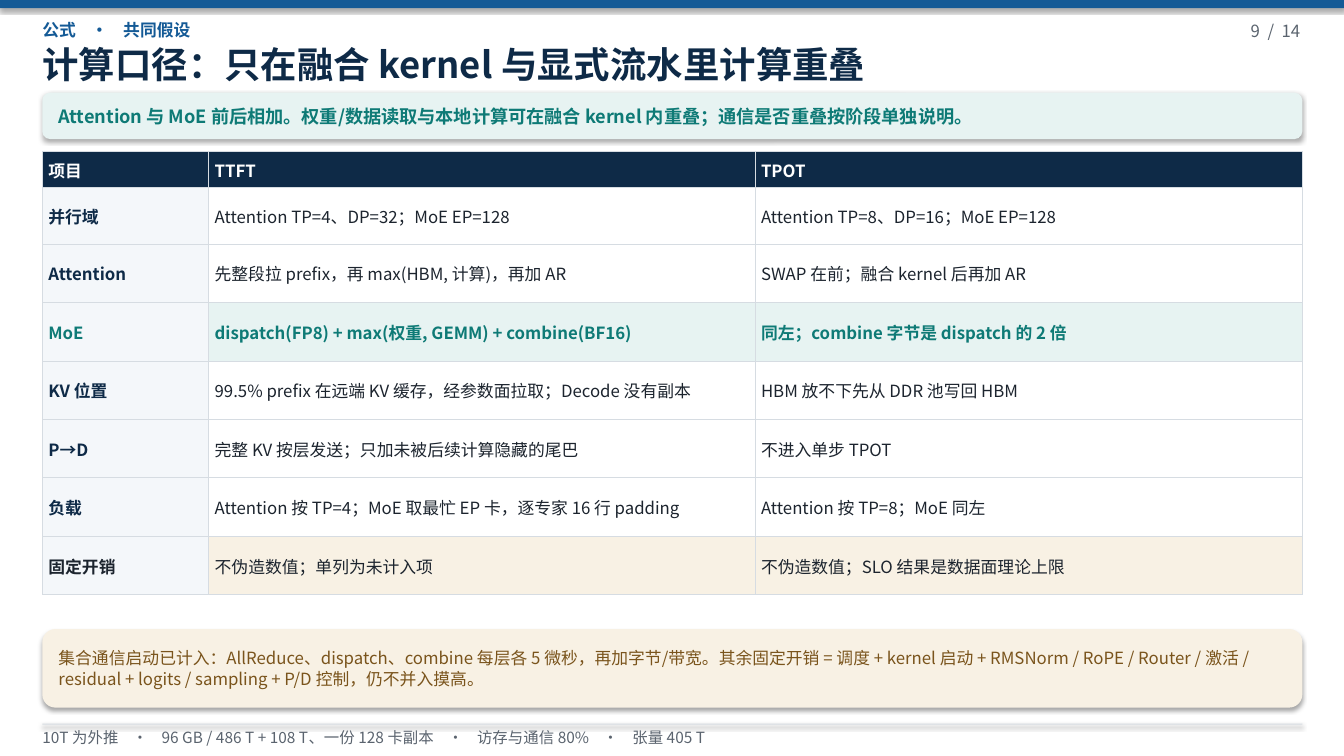
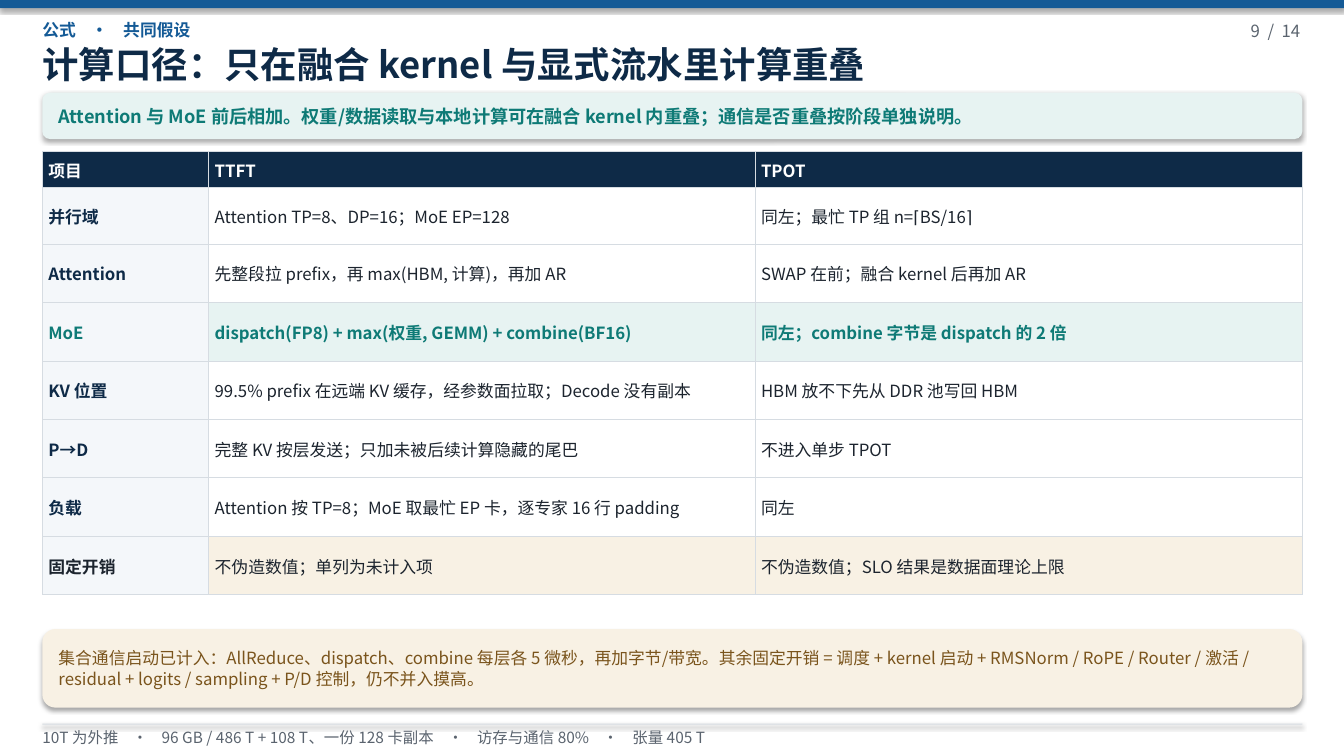
Before and after one commit to 69515164-rgb/UCL-MPComm, a slide deck: slide 9 of docs/deepseek-96g-slo.pptx. Drawn at 1344x756 pixels with LibreOffice and Linux fonts; fonts in the diff are those of the drawing. Boxes give left, top, right and bottom in pixels: in the first picture for what was removed or moved away, otherwise in the second. Text is boxed around its words. In the diff, an @@ line names an element or a change of style, - is before the commit and + after.

```diff
--- a/docs/deepseek-96g-slo.pptx
+++ b/docs/deepseek-96g-slo.pptx
@@ table at box(42, 151, 1303, 595) @@
-row 2, column 2: Attention TP=4、DP=32；MoE EP=128
+row 2, column 2: Attention TP=8、DP=16；MoE EP=128
-row 2, column 3: Attention TP=8、DP=16；MoE EP=128
+row 2, column 3: 同左；最忙 TP 组 n=⌈BS/16⌉
-row 7, column 2: Attention 按 TP=4；MoE 取最忙 EP 卡，逐专家 16 行 padding
+row 7, column 2: Attention 按 TP=8；MoE 取最忙 EP 卡，逐专家 16 行 padding
-row 7, column 3: Attention 按 TP=8；MoE 同左
+row 7, column 3: 同左
```
Also in this commit, not shown: 11 other slides changed, 5 other files.
